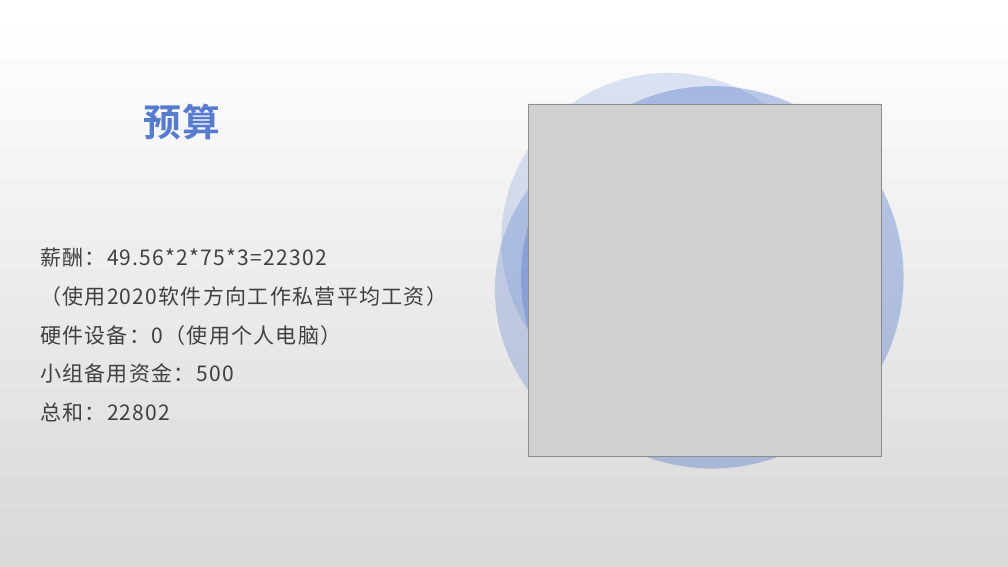
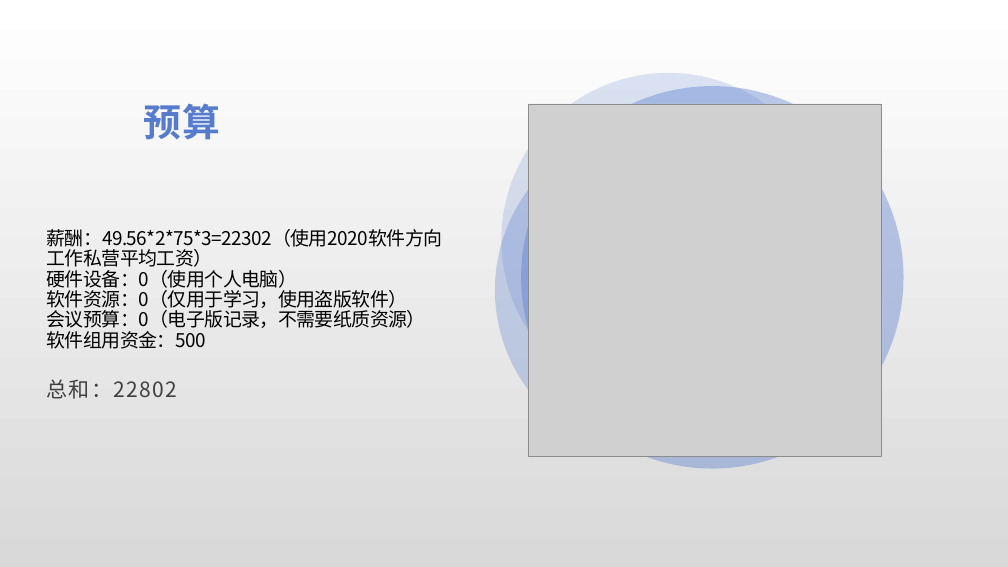
Before and after one commit to xlisses/ruang, a slide deck: slide 9 of projectplan/二手课本交易信息平台.pptx. Drawn at 1008x567 pixels with LibreOffice and Linux fonts; fonts in the diff are those of the drawing; grey boxes stand for pictures. Boxes give left, top, right and bottom in pixels: in the first picture for what was removed or moved away, otherwise in the second. Text is boxed around its words. In the diff, an @@ line names an element or a change of style, - is before the commit and + after.

```diff
--- a/projectplan/二手课本交易信息平台.pptx
+++ b/projectplan/二手课本交易信息平台.pptx
@@ text "薪酬：49.56*2*75*3=22302（使用2020软件方向工作私营平均工资） 硬件设备：0（使用个人电脑）" moved from (x1=40, y1=247, x2=447, y2=422) to (x1=47, y1=229, x2=443, y2=399) @@
@@ text at (x1=47, y1=229, x2=443, y2=349): text changed; size 20 to 18 pt; text colour #404040 to #000000 @@
-薪酬：49.56*2*75*3=22302
-（使用2020软件方向工作私营平均工资）
-硬件设备：0（使用个人电脑）
-小组备用资金：500
+薪酬：49.56*2*75*3=22302（使用2020软件方向工作私营平均工资）
+硬件设备：0（使用个人电脑）
+软件资源：0（仅用于学习，使用盗版软件）
+会议预算：0（电子版记录，不需要纸质资源）
+软件组用资金：500
```
Also in this commit, not shown: 4 other files.
